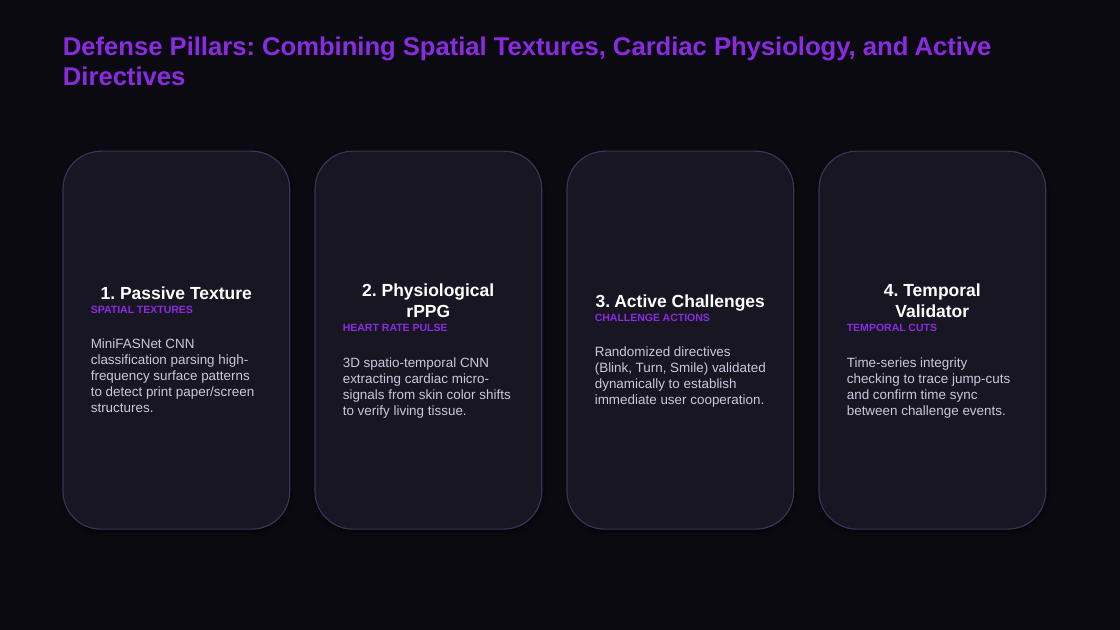
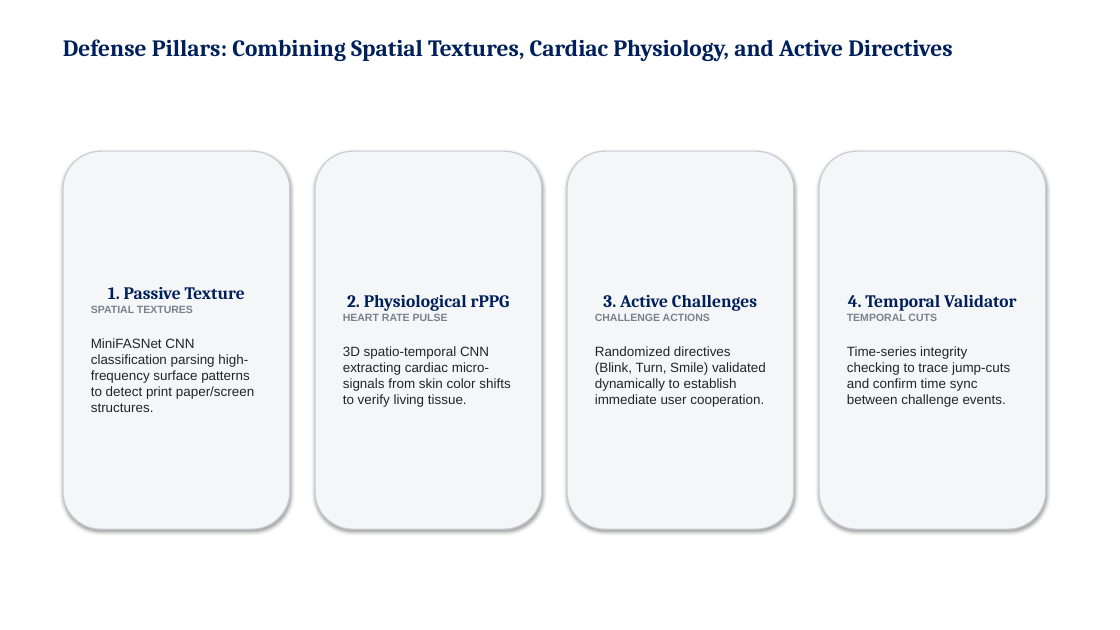
Before and after one commit to sthavirpunwatkar/SHIELD-Secure-Human-Identity-Liveness-Evaluation-Detection, a slide deck: slide 4 of reports/cdac_project_review.pptx. Drawn at 1120x630 pixels with LibreOffice and Linux fonts; fonts in the diff are those of the drawing. Boxes give left, top, right and bottom in pixels: in the first picture for what was removed or moved away, otherwise in the second. Text is boxed around its words. In the diff, an @@ line names an element or a change of style, - is before the commit and + after.

Commit message:
docs: Completely build McKinsey consulting style slides from scratch with pure typography layout

```diff
--- a/reports/cdac_project_review.pptx
+++ b/reports/cdac_project_review.pptx
@@ background #0A0A10 to #FFFFFF @@
@@ text "Defense Pillars: Combining Spatial Textures, ..." at (x1=63, y1=39, x2=952, y2=61): size 22 to 20 pt, font Arial to Cambria, text colour #8A2BE2 to #00205B @@
@@ rounded rectangle "1. Passive Texture" at (x1=63, y1=151, x2=290, y2=529): font Arial to Cambria, text colour #FFFFFF to #00205B in "1. Passive Texture"; text colour #8A2BE2 to #78828C in "SPATIAL TEXTURES"; text colour #C8C8DC to #212529 in "MiniFASNet CNN classification parsing high-frequency surface ..."; fill #181622 to #F5F6F8; outline #3C325A 1 pt to #C8CDD7 1 pt @@
@@ rounded rectangle "2. Physiological rPPG" at (x1=315, y1=151, x2=542, y2=529): font Arial to Cambria, text colour #FFFFFF to #00205B in "2. Physiological rPPG"; text colour #8A2BE2 to #78828C in "HEART RATE PULSE"; text colour #C8C8DC to #212529 in "3D spatio-temporal CNN extracting cardiac micro-signals from ..."; fill #181622 to #F5F6F8; outline #3C325A 1 pt to #C8CDD7 1 pt @@
@@ rounded rectangle "3. Active Challenges" at (x1=567, y1=151, x2=794, y2=529): font Arial to Cambria, text colour #FFFFFF to #00205B in "3. Active Challenges"; text colour #8A2BE2 to #78828C in "CHALLENGE ACTIONS"; text colour #C8C8DC to #212529 in "Randomized directives (Blink, Turn, Smile) validated dynamic ..."; fill #181622 to #F5F6F8; outline #3C325A 1 pt to #C8CDD7 1 pt @@
@@ rounded rectangle "4. Temporal Validator" at (x1=819, y1=151, x2=1046, y2=529): font Arial to Cambria, text colour #FFFFFF to #00205B in "4. Temporal Validator"; text colour #8A2BE2 to #78828C in "TEMPORAL CUTS"; text colour #C8C8DC to #212529 in "Time-series integrity checking to trace jump-cuts and ..."; fill #181622 to #F5F6F8; outline #3C325A 1 pt to #C8CDD7 1 pt @@
```
Also in this commit, not shown: 6 other slides changed, 1 other file.
